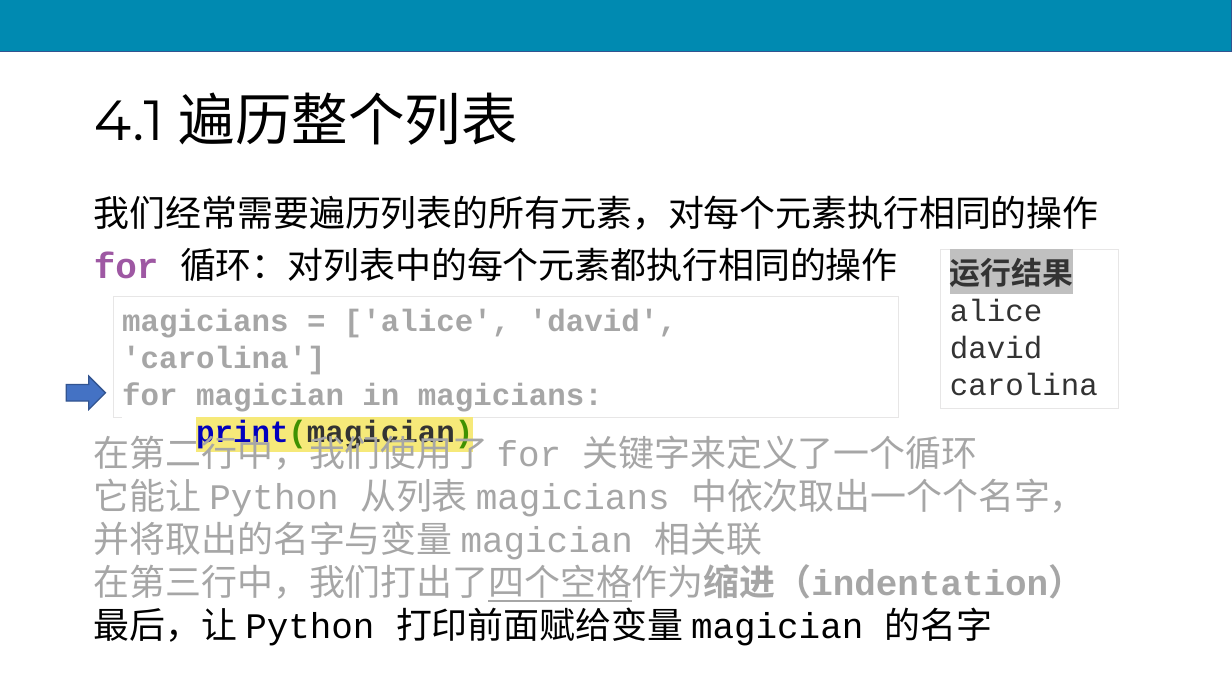
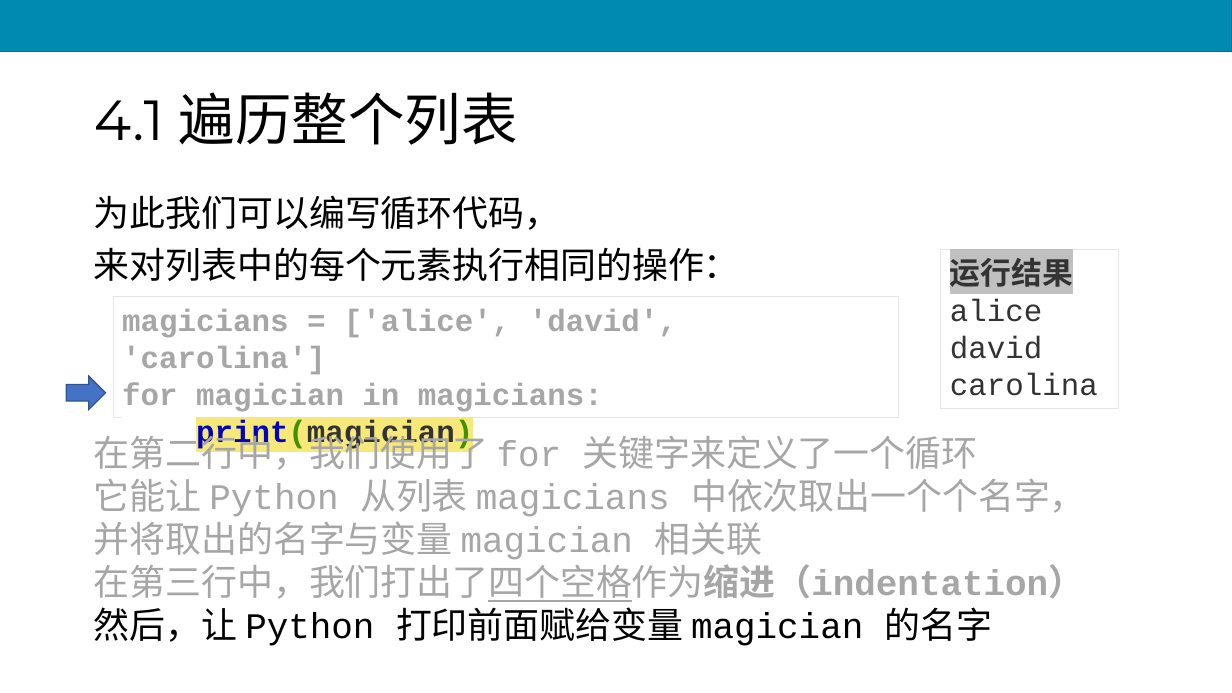
Before and after one commit to scruel/pcc_3e_slides, a slide deck: slide 8 of PPT/python4.pptx (slide 7 before the commit). Drawn at 1232x693 pixels with LibreOffice and Linux fonts; fonts in the diff are those of the drawing. Boxes give left, top, right and bottom in pixels: in the first picture for what was removed or moved away, otherwise in the second. Text is boxed around its words. In the diff, an @@ line names an element or a change of style, - is before the commit and + after.

```diff
--- a/PPT/python4.pptx
+++ b/PPT/python4.pptx
@@ text at (x1=94, y1=195, x2=740, y2=281): text changed @@
-我们经常需要遍历列表的所有元素，对每个元素执行相同的操作
-for 循环：对列表中的每个元素都执行相同的操作
+为此我们可以编写循环代码，
+来对列表中的每个元素执行相同的操作：
@@ text at (x1=94, y1=607, x2=993, y2=646): text changed @@
-最后，让 Python 打印前面赋给变量 magician 的名字
+然后，让 Python 打印前面赋给变量 magician 的名字
```
Also in this commit, not shown: 8 other slides changed, 1 slide added, 18 other files.
